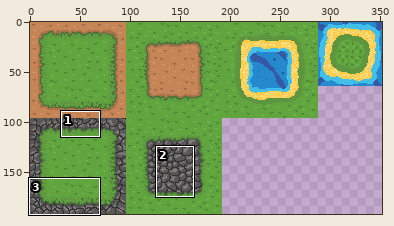
Pixel-art file: src/assets/tiles/aseprite/tileset.aseprite. The first picture is a wide view before the edit; the outline marks the close-up.
Close-up. Old version:
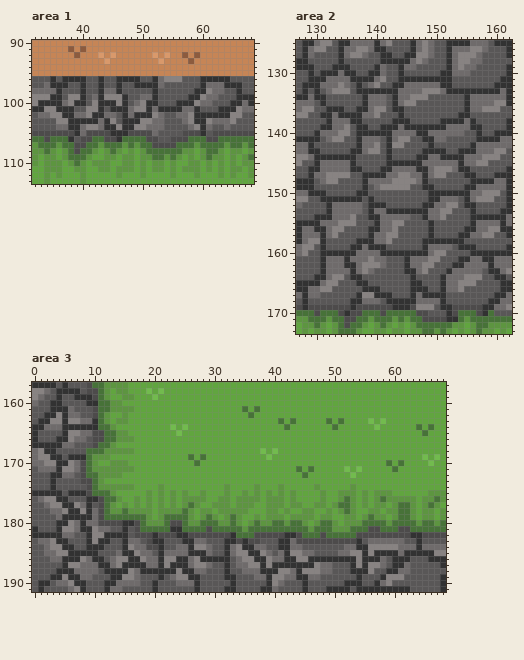
352x192 pixels, 1 frame. Shown: area 1: x 32..68, y 90..113; area 2: x 127..162, y 125..173; area 3: x 0..68, y 157..191.
New version:
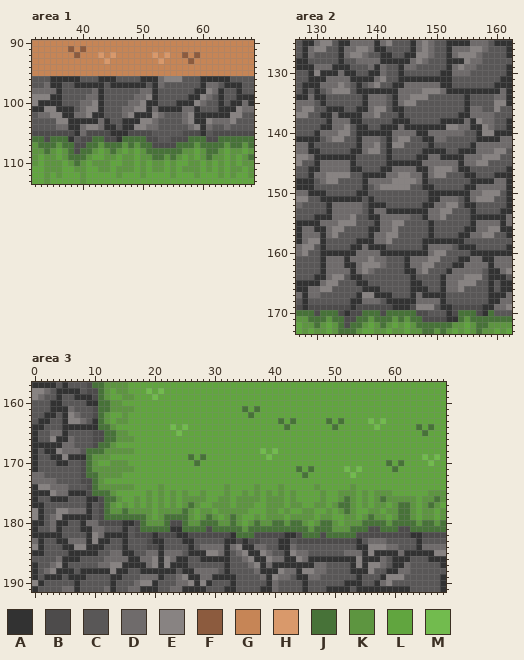
Palette (. is transparent): A #323232  B #4d4b4b  C #595757  D #6f6b6b  E #888382  F #8c5b3e  G #c68556  H #d9996b  J #477238  K #5d9540  L #61a53f  M #72bb4e
The author wrote: refactor: clean up stone paths
Change:
Changed rows in their new state; - is an unchanged pixel.
Area 1:
first column x 36:
 96 A---C---AACCCCAA------------
 97 -C-A-AA--A-AA--C-----------C
 98 ----C-D-CCC---DD-----------A
 99 --CCCD--CCCC-D-E----------CA
100 -CCCDD--CCCCD------------C-A
101 ----D----CCD----------------
102 --------CC-DE-------C-------
103 ---------C-------C----------
104 ----------C------C----------
105 ----------------C-----------
Area 2:
first column x 130:
128 -------DDDD------------AA
129 DDD------D---------------
130 E------------------------
first column x 152:
134 ----CCCC
135 ----CCCC
136 ------CC
137 ----DDDD
138 -----EDD
139 EE----ED
140 ------EE
first column x 159:
164 A
165 A
166 A
167 A
Area 3:
first column x 0:
160 C---------------------------------------------------------------
162 ----C-E---------------------------------------------------------
163 ---CC----C------------------------------------------------------
164 --CCC-----------------------------------------------------------
165 ---DD-CCCC------------------------------------------------------
166 ---E--DCC-------------------------------------------------------
168 AC--EDDD--------------------------------------------------------
169 ACC--E----------------------------------------------------------
170 ACCC--CC--------------------------------------------------------
171 ACCCCCCC--------------------------------------------------------
172 DD-CCCC---------------------------------------------------------
173 DDDD------------------------------------------------------------
174 AEEDDD----------------------------------------------------------
175 ---EDD----------------------------------------------------------
176 ACCA------------------------------------------------------------
177 AACCCCCCC-------------------------------------------------------
178 EA-CE-DDD-C-----------------------------------------------------
179 EA-DE-----C-----------------------------------------------------
180 AA-D--CC--------------------------------------------------------
181 ---D-CCC--D-C---------------------------------------------------
182 -----CC----D----------------------------------------------------
183 DACC--DDD-------CC---------CC--------------C---------------CCC--
184 EACCC--EE-------CCC-----CC-CD-DD------------C-------CC-----DDCCC
185 AACCCC-------D---CC-D----C---EED-CD------C--D-C----C-DD---------
186 ---C----CCCCD-DD--D-E--D--CC------CD---------D------------------
187 A--DE-CCCCCDDE------E-----CCCC----CCD--D-------D-C--------------
188 A-DE---CAAAA-E--CC------C----DD----CC-----D----D-C--------------
189 A-A--C--AC-----CCCDDD--CD---DDAA-----C---D-C--------------------
190 E-C-CCC-C---C-CCC-EE------E-EA----------DC----------------------
191 AC---D-AC---DAC-DDAA---DDAA-A-----------------------------------
Pixel boxes of the changes (left, top, right, bottom) in both close-ups:
changed: (56, 76, 224, 136)
changed: (356, 58, 380, 70)
changed: (452, 58, 464, 64)
changed: (314, 64, 332, 76)
changed: (446, 94, 494, 136)
changed: (488, 274, 494, 298)
changed: (32, 400, 416, 592)
